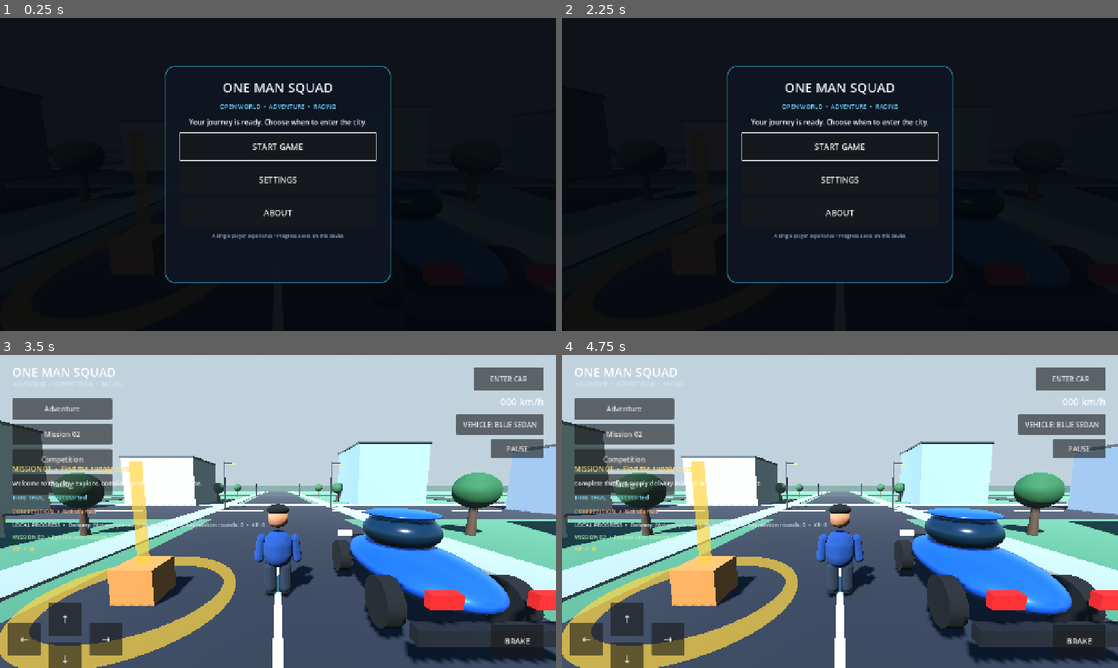
Above: before the commit, frames 1-4 (two rows, left to right).
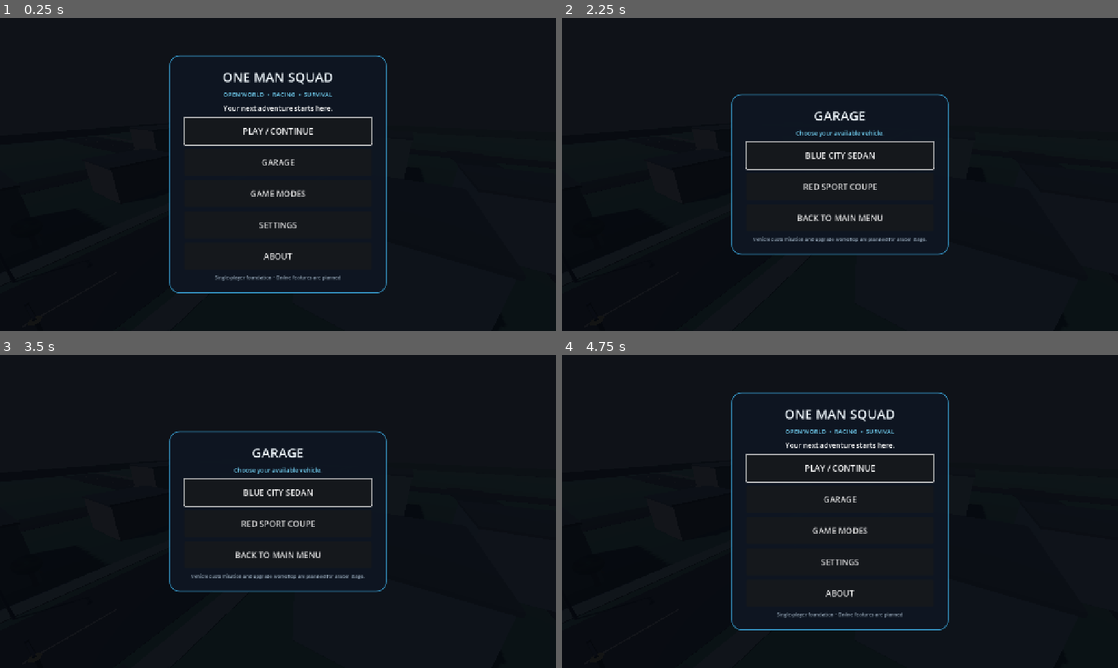
Above: after the commit, the same moments.

Repository: newgenerationnetwork617-ops/one-man-squad
Game: Godot game, scene res://scenes/main.tscn
Two runs of this game, one before a commit and one after it. Both use one fixed random seed, a clock stepped at 60 frames per second and the inputs below.
Inputs (mouse positions are in pixels of both pictures, inside the frame that each line leads up to):
- Up to frame 1 (0.25 s): no input
- Up to frame 2 (2.25 s): click "SETTINGS" at 0.5 s; click "BACK" (after the commit: "BACK TO MAIN MENU") at 1.25 s; click (840, 161) at 2 s, where only the run after the commit has a clickable "GARAGE"
- Up to frame 3 (3.5 s): click (278, 492) at 2.75 s, where only the run after the commit has a clickable "BLUE CITY SEDAN"
- Up to frame 4 (4.75 s): click "Adventure" (after the commit: "RED SPORT COUPE") at 3.5 s; click (840, 555) at 4.25 s, where only the run after the commit has a clickable "BACK TO MAIN MENU"

The runs differ from the first frame. In frame 1, 4.7% of the frame differs, in the area x 29-71%, y 11-88%; in frame 2, 4.4%; in frame 3, 96%, in the area x 0-100%, y 0-100%; in frame 4, 96%.

Commit message:
Rebuild Stage 1 game foundation
Add the dedicated menu camera, responsive home and garage screens, game mode overview, improved camera handoff, and on-foot jump control.

Diff:
--- a/scripts/main.gd
+++ b/scripts/main.gd
@@ -9,6 +9,8 @@
 var vehicle: CharacterBody3D
 var status_label: Label
 var drive_button: Button
+var jump_button: Button
+var brake_button: Button
 var vehicle_select_button: Button
 var vehicle_variant := 0
 var is_driving := false
@@ -40,6 +42,7 @@
 var ui_canvas: CanvasLayer
 var hud_root: Control
 var home_overlay: Control
+var menu_camera: Camera3D
 var best_time_trial := 0.0
 var completed_competition_rounds := 0
 var records_label: Label
@@ -59,6 +62,7 @@
 	vehicle.set("look_sensitivity", saved_sensitivity)
 	_build_adventure_mission()
 	_build_interface()
+	_create_menu_camera()
 	_show_home_menu()
 
 func _process(delta: float) -> void:
@@ -79,6 +83,14 @@
 			competition_objectives.clear()
 			competition_label.text = "COMPETITION  •  ROUND OVER"
 			status_label.text = "Round over • You collected %d of 3 signals." % competition_collected
+
+func _create_menu_camera() -> void:
+	menu_camera = Camera3D.new()
+	menu_camera.name = "MenuCamera"
+	menu_camera.position = Vector3(18.0, 13.0, 22.0)
+	add_child(menu_camera)
+	menu_camera.look_at(Vector3(0.0, 1.0, -8.0), Vector3.UP)
+	menu_camera.current = true
 
 func _build_environment() -> void:
 	var world_environment := WorldEnvironment.new()
@@ -419,7 +431,12 @@
 	_add_touch_button(root, "↓", Vector2(112, -58), "move_back")
 	_add_touch_button(root, "←", Vector2(18, -104), "move_left")
 	_add_touch_button(root, "→", Vector2(206, -104), "move_right")
-	_add_brake_button(root)
+	jump_button = _add_action_button(root, "JUMP", Vector2(-280, -100), Vector2(112, 68), func() -> void:
+		if is_instance_valid(player) and not is_driving:
+			player.jump()
+	)
+	brake_button = _add_action_button(root, "BRAKE", Vector2(-150, -100), Vector2(112, 68), func() -> void: Input.action_press("vehicle_brake"), func() -> void: Input.action_release("vehicle_brake"))
+	brake_button.visible = false
 
 func _build_adventure_mission() -> void:
 	# Keep a completed one-time starter mission completed after loading a save.
@@ -534,8 +551,14 @@
 		player.visible = false
 		player.get_node("CollisionShape3D").set_deferred("disabled", true)
 		player.get_node("CameraPivot/Camera3D").current = false
+		if is_instance_valid(menu_camera):
+			menu_camera.current = false
 		vehicle.get_node("CameraPivot/Camera3D").current = true
 		vehicle.set_physics_process(true)
+		if is_instance_valid(jump_button):
+			jump_button.visible = false
+		if is_instance_valid(brake_button):
+			brake_button.visible = true
 		drive_button.text = "EXIT CAR"
 		status_label.text = "Driving mode • Use the arrows to steer and accelerate."
 	else:
@@ -545,9 +568,15 @@
 		player.visible = true
 		player.get_node("CollisionShape3D").set_deferred("disabled", false)
 		player.get_node("CameraPivot/Camera3D").current = true
+		if is_instance_valid(menu_camera):
+			menu_camera.current = false
 		vehicle.get_node("CameraPivot/Camera3D").current = false
 		vehicle.set_physics_process(false)
 		vehicle.velocity = Vector3.ZERO
+		if is_instance_valid(jump_button):
+			jump_button.visible = true
+		if is_instance_valid(brake_button):
+			brake_button.visible = false
 		drive_button.text = "ENTER CAR"
 		status_label.text = "On foot • Explore the starter district."
 
@@ -671,26 +700,26 @@
 	)
 	parent.add_child(button)
 
-func _add_brake_button(parent: Control) -> void:
+func _add_action_button(parent: Control, label_text: String, offset: Vector2, button_size: Vector2, action: Callable, release_action: Callable = Callable()) -> Button:
 	var button := Button.new()
-	button.text = "BRAKE"
-	button.custom_minimum_size = Vector2(112, 68)
+	button.text = label_text
+	button.custom_minimum_size = button_size
 	button.anchor_left = 1.0
 	button.anchor_top = 1.0
 	button.anchor_right = 1.0
 	button.anchor_bottom = 1.0
-	button.offset_left = -150
-	button.offset_top = -100
-	button.offset_right = -28
-	button.offset_bottom = -24
+	button.offset_left = offset.x
+	button.offset_top = offset.y
+	button.offset_right = offset.x + button_size.x
+	button.offset_bottom = offset.y + button_size.y
 	button.add_theme_font_size_override("font_size", 18)
-	button.button_down.connect(func() -> void:
-		Input.action_press("vehicle_brake")
-	)
-	button.button_up.connect(func() -> void:
-		Input.action_release("vehicle_brake")
-	)
+	if release_action.is_valid():
+		button.button_down.connect(action)
+		button.button_up.connect(release_action)
+	else:
+		button.pressed.connect(action)
 	parent.add_child(button)
+	return button
 
 func _start_second_mission() -> void:
 	if not mission_completed:
@@ -774,8 +803,8 @@
 		pause_panel.queue_free()
 	pause_panel = null
 	get_tree().paused = true
-	if hud_root != null:
-		hud_root.visible = false
+	if is_instance_valid(menu_camera):
+		menu_camera.current = true
 	_build_home_screen("home")
 
 func _show_settings_screen() -> void:
@@ -783,28 +812,78 @@
 
 func _show_about_screen() -> void:
 	_build_home_screen("about")
+
+func _show_garage_screen() -> void:
+	_build_home_screen("garage")
+
+func _show_modes_screen() -> void:
+	_build_home_screen("modes")
 
 func _build_home_screen(screen: String) -> void:
 	if home_overlay != null and is_instance_valid(home_overlay):
 		home_overlay.queue_free()
 	home_overlay = _create_fullscreen_menu_overlay()
-	var panel := _create_menu_panel(home_overlay, Vector2(520, 500))
+	var safe_area := MarginContainer.new()
+	safe_area.set_anchors_and_offsets_preset(Control.PRESET_FULL_RECT)
+	safe_area.add_theme_constant_override("margin_left", 24)
+	safe_area.add_theme_constant_override("margin_right", 24)
+	safe_area.add_theme_constant_override("margin_top", 20)
+	safe_area.add_theme_constant_override("margin_bottom", 20)
+	home_overlay.add_child(safe_area)
+	var center := CenterContainer.new()
+	center.size_flags_horizontal = Control.SIZE_EXPAND_FILL
+	center.size_flags_vertical = Control.SIZE_EXPAND_FILL
+	safe_area.add_child(center)
+	var panel := _create_menu_panel(home_overlay, Vector2(500, 0))
+	# Reparent the panel into the responsive center container.
+	var old_center := panel.get_parent()
+	old_center.remove_child(panel)
+	old_center.queue_free()
+	center.add_child(panel)
+	panel.size_flags_horizontal = Control.SIZE_SHRINK_CENTER
+	panel.size_flags_vertical = Control.SIZE_SHRINK_CENTER
 	var menu := VBoxContainer.new()
-	menu.add_theme_constant_override("separation", 14)
+	menu.add_theme_constant_override("separation", 10)
 	panel.add_child(menu)
 	if screen == "home":
-		_add_menu_heading(menu, "ONE MAN SQUAD", "OPEN WORLD  •  ADVENTURE  •  RACING")
+		_add_menu_heading(menu, "ONE MAN SQUAD", "OPEN WORLD  •  RACING  •  SURVIVAL")
 		var welcome := Label.new()
-		welcome.text = "Your journey is ready. Choose when to enter the city."
+		welcome.text = "Your next adventure starts here."
 		welcome.horizontal_alignment = HORIZONTAL_ALIGNMENT_CENTER
 		welcome.autowrap_mode = TextServer.AUTOWRAP_WORD_SMART
 		menu.add_child(welcome)
-		_add_menu_button(menu, "CONTINUE" if mission_completed or mission_two_completed or total_xp > 0 else "START GAME", _enter_game)
+		_add_menu_button(menu, "PLAY / CONTINUE", _enter_game)
+		_add_menu_button(menu, "GARAGE", _show_garage_screen)
+		_add_menu_button(menu, "GAME MODES", _show_modes_screen)
 		_add_menu_button(menu, "SETTINGS", _show_settings_screen)
 		_add_menu_button(menu, "ABOUT", _show_about_screen)
-		_add_menu_footer(menu, "A single-player experience • Progress saves on this device")
+		_add_menu_footer(menu, "Single-player foundation • Online features are planned")
+	elif screen == "garage":
+		_add_menu_heading(menu, "GARAGE", "Choose your available vehicle.")
+		_add_menu_button(menu, "BLUE CITY SEDAN", func() -> void: _select_garage_vehicle(0))
+		_add_menu_button(menu, "RED SPORT COUPE", func() -> void: _select_garage_vehicle(1))
+		_add_menu_button(menu, "BACK TO MAIN MENU", _show_home_menu)
+		_add_menu_footer(menu, "Vehicle customisation and upgrade workshop are planned for a later stage.")
+	elif screen == "modes":
+		_add_menu_heading(menu, "GAME MODES", "Choose an available experience.")
+		_add_menu_button(menu, "OPEN WORLD — AVAILABLE", _enter_game)
+		_add_menu_button(menu, "TIME TRIAL — AVAILABLE", func() -> void:
+			_enter_game()
+			status_label.text = "Enter a vehicle and choose Racing to begin the time trial."
+		)
+		var survival_note := Label.new()
+		survival_note.text = "SURVIVAL ZONE — PLANNED"
+		survival_note.horizontal_alignment = HORIZONTAL_ALIGNMENT_CENTER
+		survival_note.add_theme_color_override("font_color", Color(1.0, 0.76, 0.4))
+		menu.add_child(survival_note)
+		var online_note := Label.new()
+		online_note.text = "ONLINE MULTIPLAYER — PLANNED"
+		online_note.horizontal_alignment = HORIZONTAL_ALIGNMENT_CENTER
+		online_note.add_theme_color_override("font_color", Color(1.0, 0.76, 0.4))
+		menu.add_child(online_note)
+		_add_menu_button(menu, "BACK TO MAIN MENU", _show_home_menu)
 	elif screen == "settings":
-		_add_menu_heading(menu, "SETTINGS", "Adjust the touch camera response.")
+		_add_menu_heading(menu, "SETTINGS", "Adjust camera response.")
 		var sensitivity_label := Label.new()
 		sensitivity_label.text = "Camera sensitivity"
 		sensitivity_label.horizontal_alignment = HORIZONTAL_ALIGNMENT_CENTER
@@ -814,19 +893,38 @@
 		sensitivity.max_value = 0.012
 		sensitivity.step = 0.001
 		sensitivity.value = float(save_config.get_value("settings", "camera_sensitivity", 0.006))
-		sensitivity.custom_minimum_size = Vector2(360, 42)
+		sensitivity.custom_minimum_size = Vector2(340, 42)
 		sensitivity.value_changed.connect(_set_camera_sensitivity)
 		menu.add_child(sensitivity)
-		_add_menu_button(menu, "BACK", _show_home_menu)
+		_add_menu_button(menu, "BACK TO MAIN MENU", _show_home_menu)
 	elif screen == "about":
-		_add_menu_heading(menu, "ABOUT THE GAME", "A growing offline-first 3D adventure prototype.")
+		_add_menu_heading(menu, "ABOUT ONE MAN SQUAD", "An expanding open-world action and racing project.")
 		var about_text := Label.new()
-		about_text.text = "Explore the starter district, complete delivery missions, collect XP, and try the time trial. More locations and activities will be added in later updates."
+		about_text.text = "This build is the foundation stage. Open-world exploration and time trial are playable prototypes. Survival, online multiplayer, equipment workshop and expanded racing are not implemented yet."
 		about_text.autowrap_mode = TextServer.AUTOWRAP_WORD_SMART
 		about_text.horizontal_alignment = HORIZONTAL_ALIGNMENT_CENTER
 		menu.add_child(about_text)
-		_add_menu_button(menu, "BACK", _show_home_menu)
+		_add_menu_button(menu, "BACK TO MAIN MENU", _show_home_menu)
 	resume_menu_focus(menu)
+
+func _select_garage_vehicle(target_variant: int) -> void:
+	if is_driving:
+		return
+	if target_variant == vehicle_variant:
+		_build_home_screen("garage")
+		return
+	var parked_transform := vehicle.global_transform
+	var previous_vehicle := vehicle
+	remove_child(previous_vehicle)
+	previous_vehicle.queue_free()
+	vehicle_variant = target_variant
+	var next_scene := SPORT_CAR_SCENE if vehicle_variant == 1 else CAR_SCENE
+	vehicle = next_scene.instantiate() as CharacterBody3D
+	add_child(vehicle)
+	vehicle.global_transform = parked_transform
+	vehicle.set_physics_process(false)
+	vehicle.set("look_sensitivity", float(save_config.get_value("settings", "camera_sensitivity", 0.006)))
+	_build_home_screen("garage")
 
 func _enter_game() -> void:
 	if home_overlay != null and is_instance_valid(home_overlay):
@@ -835,6 +933,12 @@
 	if hud_root != null:
 		hud_root.visible = true
 	get_tree().paused = false
+	if is_instance_valid(menu_camera):
+		menu_camera.current = false
+	if is_instance_valid(vehicle) and is_driving:
+		vehicle.get_node("CameraPivot/Camera3D").current = true
+	elif is_instance_valid(player):
+		player.get_node("CameraPivot/Camera3D").current = true
 	if is_instance_valid(status_label):
 		status_label.text = "Welcome to the city • Explore, complete missions, or start a race."
 
--- a/scripts/player_controller.gd
+++ b/scripts/player_controller.gd
@@ -34,6 +34,10 @@
 
 func reset_camera() -> void:
 	camera_pivot.rotation = Vector3(-0.12, 0.0, 0.0)
+
+func jump() -> void:
+	if is_on_floor():
+		velocity.y = 6.2
 
 func _physics_process(delta: float) -> void:
 	var input_vector := Input.get_vector("move_left", "move_right", "move_forward", "move_back")
--- a/tests/gameplay_smoke_test.gd
+++ b/tests/gameplay_smoke_test.gd
@@ -32,8 +32,20 @@
 	_check(game.get_tree().paused == true, "The game should open at the home screen instead of dropping directly into gameplay.")
 	_check(game.get("home_overlay") != null and is_instance_valid(game.get("home_overlay")), "The home screen should be visible at startup.")
 	_check(game.get("home_overlay").process_mode == Node.PROCESS_MODE_ALWAYS, "The home screen should remain interactive while gameplay is paused.")
+	_check(game.get("menu_camera") != null and game.get("menu_camera").current, "A dedicated scene camera should present the home screen.")
+	_check(game.get("hud_root").visible == false, "Gameplay controls should be hidden behind the home screen.")
+	game.call("_show_garage_screen")
+	_check(game.get("home_overlay") != null, "The garage should open as a menu screen.")
+	game.call("_select_garage_vehicle", 1)
+	_check(game.get("vehicle").name == "SportCar", "The garage should allow selecting the sport car.")
+	game.call("_select_garage_vehicle", 0)
+	_check(game.get("vehicle").name == "StarterCar", "The garage should allow returning to the starter sedan.")
+	game.call("_show_modes_screen")
+	_check(game.get("home_overlay") != null, "The game modes screen should open.")
 	game.call("_enter_game")
 	_check(game.get_tree().paused == false, "Starting from the home screen should unpause gameplay.")
+	_check(game.get("menu_camera").current == false, "The menu camera should hand control to the gameplay camera.")
+	_check(game.get("player").get_node("CameraPivot/Camera3D").current, "The on-foot gameplay camera should become active after starting.")
 	_check(game.get("hud_root").visible == true, "The gameplay HUD should appear after starting the game.")
 	_check(game.get("home_overlay") == null, "The home screen should close after starting the game.")
 
Not shown, changed: docs/DEVELOPMENT_STATUS.md
